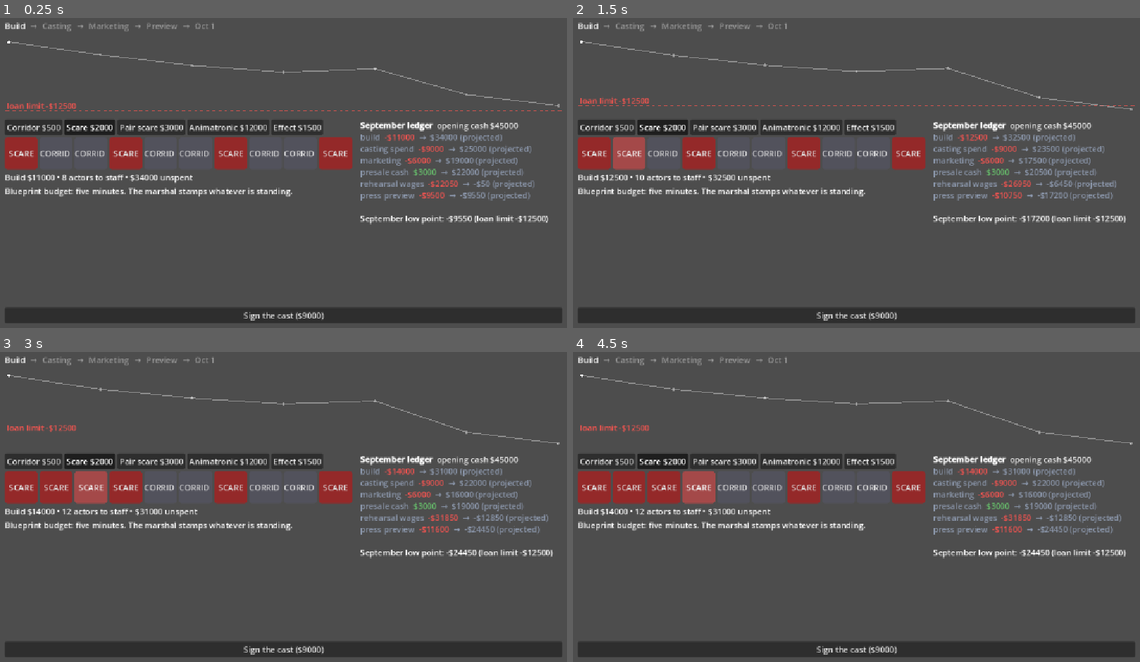
Above: before the commit, frames 1-4 (two rows, left to right).
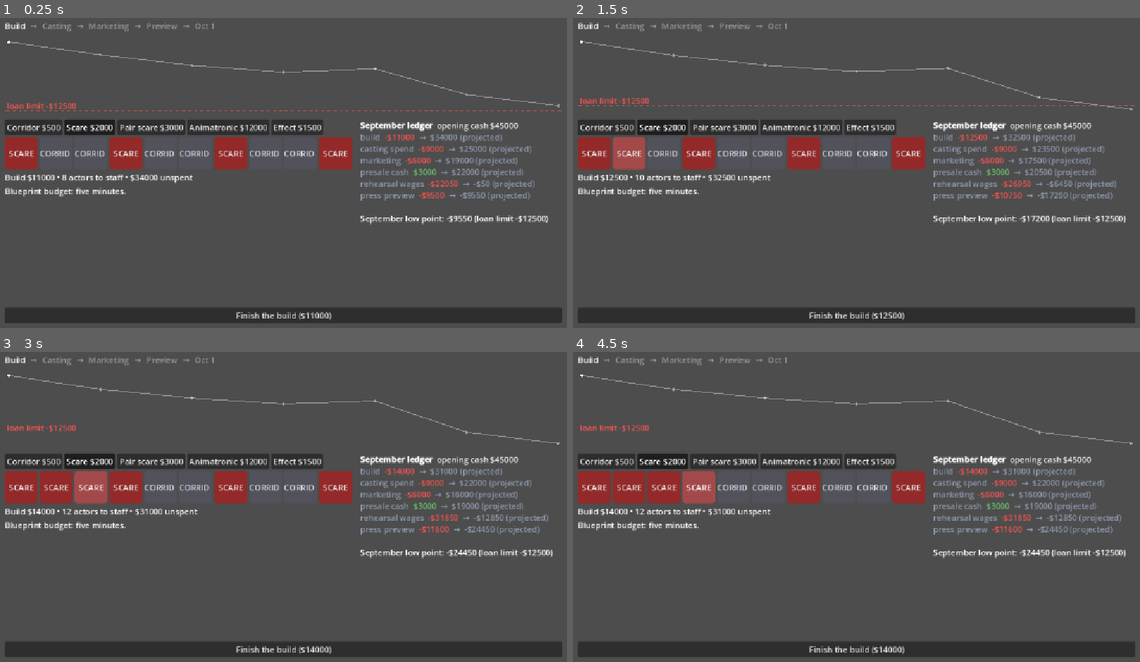
Above: after the commit, the same moments.

Repository: ajtran303/haunt-tycoon
Game: Godot game, scene res://game/preseason.tscn
The game is run twice, just before and just after one commit, with the same random seed, the same clock (stepped at 60 frames per second) and the same inputs.
Inputs:
- Up to frame 1 (0.25 s): no input
- Up to frame 2 (1.5 s): click "SCARE" at 0.5 s; click "CORRIDOR" at 1.25 s
- Up to frame 3 (3 s): click "SCARE" at 2 s; click "CORRIDOR" at 2.75 s
- Up to frame 4 (4.5 s): click "SCARE" at 3.5 s; click "SCARE" at 4.25 s

The runs differ from the first frame. In frame 1, 0.6% of the frame differs, in the area x 22-59%, y 54-98%; in frame 2, 0.6%; in frame 3, 0.6%; in frame 4, 0.6%.

Commit message:
rework preseason flow

Diff:
--- a/game/preseason.tscn
+++ b/game/preseason.tscn
@@ -62,7 +62,54 @@
 [node name="BuildNote" type="Label" parent="MarginContainer/VBoxContainer/Body/BuildPanel" unique_id=1913908213]
 unique_name_in_owner = true
 layout_mode = 2
-text = "Blueprint budget: five minutes. The marshal stamps whatever is standing."
+text = "Blueprint budget: five minutes."
+
+[node name="CastingPanel" type="VBoxContainer" parent="MarginContainer/VBoxContainer/Body/BuildPanel" unique_id=1859337815]
+unique_name_in_owner = true
+visible = false
+layout_mode = 2
+
+[node name="CastingLabel" type="Label" parent="MarginContainer/VBoxContainer/Body/BuildPanel/CastingPanel" unique_id=1975445064]
+unique_name_in_owner = true
+layout_mode = 2
+autowrap_mode = 3
+
+[node name="RosterChips" type="HFlowContainer" parent="MarginContainer/VBoxContainer/Body/BuildPanel/CastingPanel" unique_id=1676226104]
+unique_name_in_owner = true
+layout_mode = 2
+
+[node name="MarketingPanel" type="VBoxContainer" parent="MarginContainer/VBoxContainer/Body/BuildPanel" unique_id=961603890]
+unique_name_in_owner = true
+visible = false
+layout_mode = 2
+
+[node name="MarketingSlider" type="HSlider" parent="MarginContainer/VBoxContainer/Body/BuildPanel/MarketingPanel" unique_id=1452296759]
+unique_name_in_owner = true
+layout_mode = 2
+max_value = 20000.0
+step = 500.0
+value = 6000.0
+
+[node name="MarketingLabel" type="Label" parent="MarginContainer/VBoxContainer/Body/BuildPanel/MarketingPanel" unique_id=1137459935]
+unique_name_in_owner = true
+layout_mode = 2
+autowrap_mode = 3
+
+[node name="PreviewPanel" type="VBoxContainer" parent="MarginContainer/VBoxContainer/Body/BuildPanel" unique_id=687614199]
+unique_name_in_owner = true
+visible = false
+layout_mode = 2
+
+[node name="PreviewLabel" type="Label" parent="MarginContainer/VBoxContainer/Body/BuildPanel/PreviewPanel" unique_id=2010206352]
+unique_name_in_owner = true
+layout_mode = 2
+autowrap_mode = 3
+
+[node name="PreviewBlurb" type="RichTextLabel" parent="MarginContainer/VBoxContainer/Body/BuildPanel/PreviewPanel" unique_id=1167337159]
+unique_name_in_owner = true
+layout_mode = 2
+bbcode_enabled = true
+fit_content = true
 
 [node name="Ledger" type="RichTextLabel" parent="MarginContainer/VBoxContainer/Body" unique_id=625822579]
 unique_name_in_owner = true
@@ -70,7 +117,17 @@
 layout_mode = 2
 bbcode_enabled = true
 
-[node name="NextButton" type="Button" parent="MarginContainer/VBoxContainer" unique_id=363854750]
+[node name="Buttons" type="HBoxContainer" parent="MarginContainer/VBoxContainer" unique_id=1594211676]
+layout_mode = 2
+
+[node name="NextButton" type="Button" parent="MarginContainer/VBoxContainer/Buttons" unique_id=363854750]
 unique_name_in_owner = true
 layout_mode = 2
+size_flags_horizontal = 3
 text = "Sign the cast"
+
+[node name="SkipButton" type="Button" parent="MarginContainer/VBoxContainer/Buttons" unique_id=1537081557]
+unique_name_in_owner = true
+visible = false
+layout_mode = 2
+text = "Skip the preview"
--- a/game/preseason_ui.gd
+++ b/game/preseason_ui.gd
@@ -5,6 +5,7 @@
 const Allocation = preload("res://sim/allocation.gd")
 const Preseason = preload("res://sim/preseason.gd")
 const MainUI = preload("res://game/main.gd")
+const Casting = preload("res://sim/casting.gd")
 
 enum Phase {
 	BUILD,
@@ -28,6 +29,7 @@
 var roster: Array[Dictionary] = []
 var selected_tool: String = Rooms.SCARE
 var phase_started_ms := 0
+var preview_sat := -1.0
 var durations := { }
 
 
@@ -40,6 +42,12 @@
 	_rebuild_roster()
 	%CashChart.draw.connect(_on_chart_draw)
 	%NextButton.pressed.connect(_on_next)
+	%SkipButton.pressed.connect(_on_skip_preview)
+	%MarketingSlider.value_changed.connect(
+		func(v: float):
+			alloc.marketing = v
+			refresh(),
+	)
 	phase_started_ms = Time.get_ticks_msec()
 	refresh()
 
@@ -76,8 +84,16 @@
 	match phase:
 		Phase.BUILD:
 			enter_phase(Phase.CASTING)
+		Phase.CASTING:
+			enter_phase(Phase.MARKETING)
+		Phase.MARKETING:
+			enter_phase(Phase.PREVIEW)
+		Phase.PREVIEW:
+			preview_planned = true
+			preview_sat = Allocation.preview(alloc, seed_val, Casting.REASSIGN, layout)
+			enter_phase(Phase.OCT1)
 		_:
-			pass # casting, marketing, preview arrive in sub-step 3
+			pass # Oct 1 handoff arrives in sub-step 4
 
 
 func _build_rail() -> void:
@@ -175,18 +191,33 @@
 	var p := projected_phases()
 	_refresh_rail()
 	_refresh_build()
+	_refresh_phase_panels(p)
 	_refresh_ledger(p)
 	%CashChart.queue_redraw()
 	%NextButton.text = next_text()
-	%NextButton.disabled = phase != Phase.BUILD
+	%NextButton.disabled = phase == Phase.OCT1
+	%SkipButton.visible = phase == Phase.PREVIEW
 
 
 func next_text() -> String:
 	match phase:
 		Phase.BUILD:
-			return "Sign the cast (%s)" % money(alloc.quality)
+			return "Finish the build (%s)" % money(Night.build_cost_for(layout))
+		Phase.CASTING:
+			return (
+				"The layout is final. Casting spend %s; %d on the bench at $%.0f a night on call."
+				% [
+					money(alloc.quality),
+					Allocation.spares_for(alloc.depth),
+					Allocation.ON_CALL_WAGE,
+				]
+			)
+		Phase.MARKETING:
+			return "Lock the campaign (%s)" % money(alloc.marketing)
+		Phase.PREVIEW:
+			return "Play the press preview (−%s)" % money(preview_cost())
 		_:
-			return "%s (next sub-step)" % PHASE_NAMES[phase]
+			return "Oct 1 (next sub-step)"
 
 
 func _refresh_build() -> void:
@@ -292,3 +323,95 @@
 
 func money(x: float) -> String:
 	return "-$%.0f" % absf(x) if x < 0.0 else "$%.0f" % x
+
+
+func _on_skip_preview() -> void:
+	preview_planned = false
+	preview_sat = -1.0
+	enter_phase(Phase.OCT1)
+
+
+func preview_cost() -> float:
+	return Night.wages_for(layout) + Night.NIGHTLY_OVERHEAD + Night.upkeep_for(layout)
+
+
+func _refresh_phase_panels(p: Dictionary) -> void:
+	%CastingPanel.visible = phase == Phase.CASTING
+	%MarketingPanel.visible = phase == Phase.MARKETING
+	%PreviewPanel.visible = phase >= Phase.PREVIEW
+
+	if phase == Phase.CASTING:
+		_refresh_chips()
+		%CastingLabel.text = (
+			"Your casting director signed these. Casting spend %s; the bench stays on call at $%.0f a night."
+			% [money(alloc.quality), Allocation.ON_CALL_WAGE]
+		)
+
+	if phase == Phase.MARKETING:
+		var push: float = alloc.marketing * Preseason.PRESALE_PUSH_SHARE
+		var presold := int(push / Preseason.PRESALE_PUSH_PER_TICKET)
+		%MarketingLabel.text = (
+			"Awareness %s → the town opens at rep %.0f.\nPresale push %s → %d tickets sold now for %s, redeemed off October's door."
+			% [
+				money(alloc.marketing - push),
+				Allocation.starting_rep_for(alloc.marketing - push),
+				money(push),
+				presold,
+				money(presold * Night.TICKET_PRICE * (1.0 - Preseason.PRESALE_DISCOUNT)),
+			]
+		)
+
+	if phase == Phase.PREVIEW:
+		%PreviewLabel.text = (
+			"One comped, full-detail night for the press before doors open: real wages and overhead (−%s), no revenue. What they print seeds opening night."
+			% money(preview_cost())
+		)
+		%PreviewBlurb.text = ""
+	elif phase == Phase.OCT1:
+		%PreviewLabel.text = "The press has spoken." if preview_sat >= 0.0 else ""
+		%PreviewBlurb.text = (
+			"[i]%s[/i] — The Gazette, dress-night preview" % press_blurb(preview_sat)
+			if preview_sat >= 0.0
+			else "[color=#8d99ae]No press came. The doors open cold.[/color]"
+		)
+
+
+func _refresh_chips() -> void:
+	for c in %RosterChips.get_children():
+		c.free()
+	var headcount := mini(Night.actors_for(layout), roster.size())
+	for i in roster.size():
+		var chip := Button.new()
+		chip.disabled = true
+		chip.focus_mode = Control.FOCUS_NONE
+		var a: Dictionary = roster[i]
+		chip.text = "%s | %s" % [a.name, skill_word(a.skill)]
+		if i >= headcount:
+			chip.text += " | on call"
+			chip.modulate = Color(1.0, 1.0, 1.0, 0.55)
+			chip.tooltip_text = (
+				"on call: $%.0f a night when idle, $%.0f when they perform"
+				% [Allocation.ON_CALL_WAGE, a.wage]
+			)
+		else:
+			chip.tooltip_text = "$%.0f a night" % a.wage
+		%RosterChips.add_child(chip)
+
+
+func skill_word(skill: float) -> String:
+	for band in MainUI.SKILL_WORDS:
+		if skill < band[0]:
+			return band[1]
+	return MainUI.SKILL_WORDS[-1][1]
+
+
+func press_blurb(sat: float) -> String:
+	if sat >= 80.0:
+		return "\"The scariest thing this town has built in years. Go.\""
+	if sat >= 60.0:
+		return "\"Worth the ticket. Bring someone to grab.\""
+	if sat >= 45.0:
+		return "\"Some real scares in there, between long hallways.\""
+	if sat >= 30.0:
+		return "\"An ambitious haunt that isn't ready yet.\""
+	return "\"Skip it. The parking queue is scarier than the house.\""
--- a/tests/test_invariants.gd
+++ b/tests/test_invariants.gd
@@ -105,7 +105,7 @@
 	var best_viable: float = best_means.values().max()
 	for name in DENSE_BUILDS:
 		var dense_best := mean_total(DENSE_BUILDS[name], Night.SEASON_NIGHTS + 1)
-		for day in range(1, Night.SEASON_NIGHTS + 1):
+		for day in range(1, Night.SEASON_NIGHTS + 1, 3):
 			dense_best = maxf(dense_best, mean_total(DENSE_BUILDS[name], day))
 		check(
 			dense_best <= best_viable * DENSE_LEAD,
